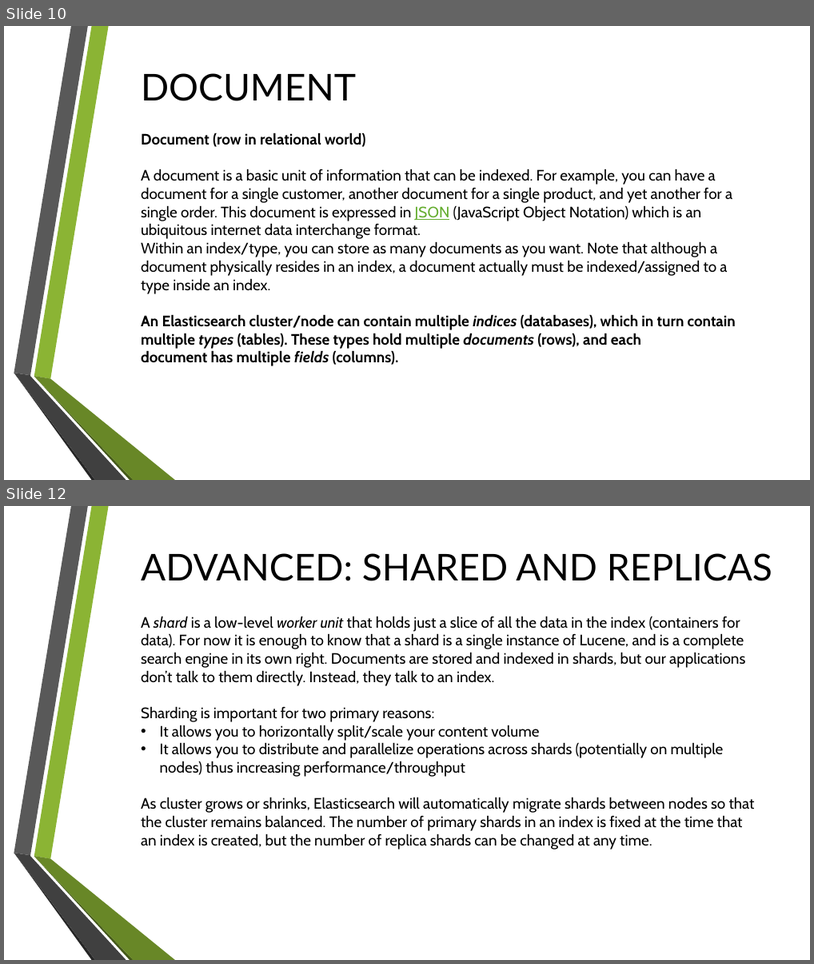
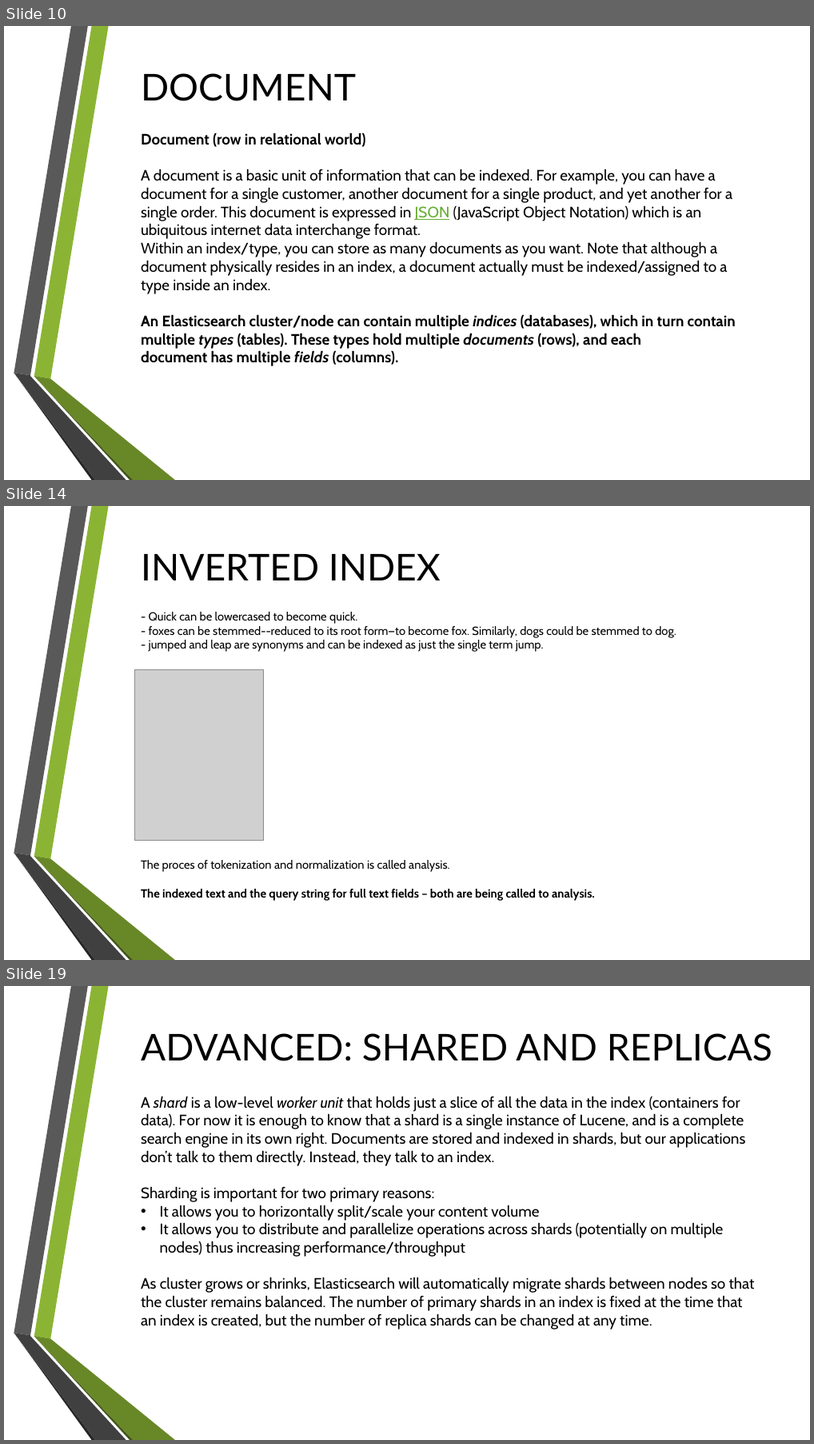
Before and after one commit to pnowy/elastic, a slide deck: etc/elastic.pptx. Shown one above the other, each under a label of ours: slides 10 and 12 before the commit, slides 10, 14 and 19 after it; the slides between them are not shown. The pictures are 814x964 and 814x1444 pixels, drawn with LibreOffice and Linux fonts; fonts in the diff are those of the drawing; grey boxes stand for pictures; background and template pictures are left out. Boxes give left, top, right and bottom in pixels: in the first picture for what was removed or moved away, otherwise in the second. Text is boxed around its words. In the diff, an @@ line names an element or a change of style, - is before the commit and + after.

```diff
--- a/etc/elastic.pptx
+++ b/etc/elastic.pptx
@@ slide 14 added at (4,506,810,960), background picture (left out); not listed: 6 template elements that a slide beside it also shows @@
@@ text added at (141,554,441,580), 44 pt, text #000000 @@
+INVERTED INDEX
@@ text added at (149,612,677,652), 14 pt, text #000000 @@
+- Quick can be lowercased to become quick.
+- foxes can be stemmed--reduced to its root form—to become fox. Similarly, dogs could be stemmed to dog.
+- jumped and leap are synonyms and can be indexed as just the single term jump.
@@ picture added at (135,669,263,840) @@
@@ text added at (141,860,595,900), 14 pt, text #000000, bold @@
+The proces of tokenization and normalization is called analysis.
+The indexed text and the query string for full text fields – both are being called to analysis.
@@ what was slide 12 is now slide 19 @@
```
Also in this commit, not shown: 4 slides changed, 8 other slides added, 4 slides removed, 10 other files.
